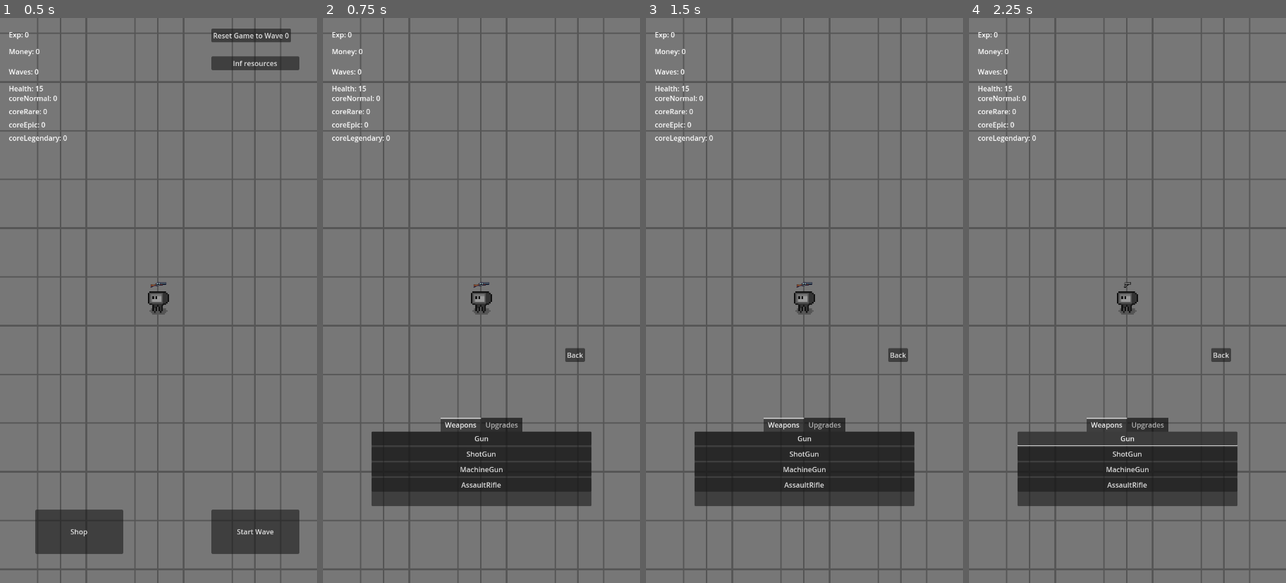
Above: before the commit, frames 1-4 (left to right).
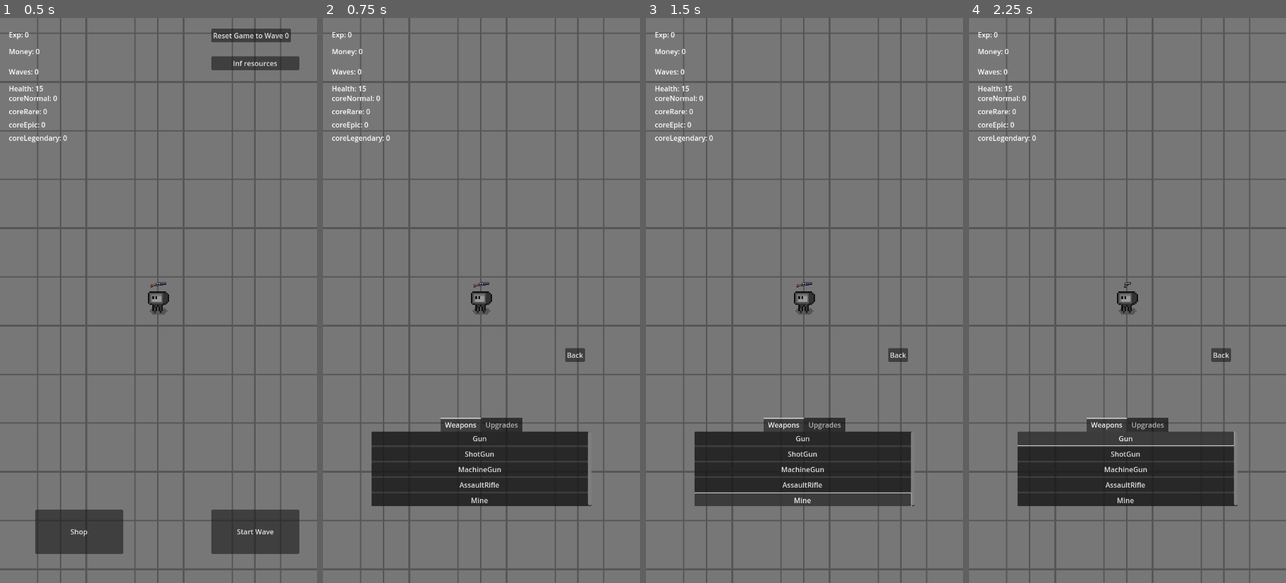
Above: after the commit, the same moments.

Repository: Davideee03/MobileComputing
Game: Godot game, scene res://Scenes/Towns/Town.tscn
Two runs of this game, one before a commit and one after it. Both use one fixed random seed, a clock stepped at 60 frames per second and the inputs below. Sound files missing from this copy of the repository are replaced by a short silence.
Inputs (mouse positions are in pixels of both pictures, inside the frame that each line leads up to):
- Up to frame 1 (0.5 s): no input
- Up to frame 2 (0.75 s): click "Shop" at 0.5 s
- Up to frame 3 (1.5 s): click (801, 498) at 1.25 s, where only the run after the commit has a clickable "Mine"
- Up to frame 4 (2.25 s): click "Gun" at 2 s

Frame 1 is identical in both runs. In frame 2, 0.4% of the frame differs, in the area x 15-85%, y 73-87%; in frame 3, 0.5%; in frame 4, 0.4%.
Error after the commit: Invalid access to property or key 'sprite' on a base object of type 'Nil'. (res://Scripts/PlayerWeapons/WeaponsClasses/PlayerWeapon.gd:24)

Commit message:
Work in Progress on Mine

Diff:
--- /dev/null
+++ b/Scenes/Explosives/Mine.tscn
@@ -0,0 +1,20 @@
+[gd_scene load_steps=4 format=3 uid="uid://cdqnsmky25kr1"]
+
+[ext_resource type="Script" path="res://Scripts/Explosives/Mine.gd" id="1_4ubus"]
+[ext_resource type="Texture2D" uid="uid://d3cuppqtwq30" path="res://Sprites/Explosives/Mine.png" id="1_27nc3"]
+
+[sub_resource type="RectangleShape2D" id="RectangleShape2D_le4kn"]
+size = Vector2(10, 16)
+
+[node name="Mine" type="Node2D"]
+script = ExtResource("1_4ubus")
+
+[node name="Detector" type="Area2D" parent="."]
+
+[node name="ShapeDetector" type="CollisionShape2D" parent="Detector"]
+shape = SubResource("RectangleShape2D_le4kn")
+
+[node name="Mine" type="Sprite2D" parent="."]
+texture = ExtResource("1_27nc3")
+
+[connection signal="area_entered" from="Detector" to="." method="_on_detector_area_entered"]
--- a/Scenes/UI/Shop.tscn
+++ b/Scenes/UI/Shop.tscn
@@ -56,6 +56,11 @@
 script = ExtResource("1_jvfwi")
 new_weapon = SubResource("Resource_pb7jp")
 
+[node name="ShopButton" type="Button" parent="Weapons/VBoxContainer"]
+layout_mode = 2
+text = "Mine"
+script = ExtResource("1_jvfwi")
+
 [node name="Upgrades" type="ScrollContainer" parent="."]
 visible = false
 layout_mode = 2
@@ -75,3 +80,4 @@
 [connection signal="button_down" from="Weapons/VBoxContainer/ShotGunShopButton" to="Weapons/VBoxContainer/ShotGunShopButton" method="_on_button_down"]
 [connection signal="button_down" from="Weapons/VBoxContainer/MachineGunShopButton" to="Weapons/VBoxContainer/MachineGunShopButton" method="_on_button_down"]
 [connection signal="button_down" from="Weapons/VBoxContainer/AssaultRifleShopButton" to="Weapons/VBoxContainer/AssaultRifleShopButton" method="_on_button_down"]
+[connection signal="button_down" from="Weapons/VBoxContainer/ShopButton" to="Weapons/VBoxContainer/ShopButton" method="_on_button_down"]
--- /dev/null
+++ b/Scripts/Explosives/Mine.gd
@@ -0,0 +1,15 @@
+extends Node2D
+
+# Called when the node enters the scene tree for the first time.
+func _ready() -> void:
+	pass # Replace with function body.
+
+
+# Called every frame. 'delta' is the elapsed time since the previous frame.
+func _process(delta: float) -> void:
+	pass
+
+
+
+func _on_detector_area_entered(area: Area2D) -> void:
+	pass # Replace with function body.
Binary file added: Sprites/Explosives/Mine.png
Not shown, added: Sprites/Explosives/Mine.png.import
